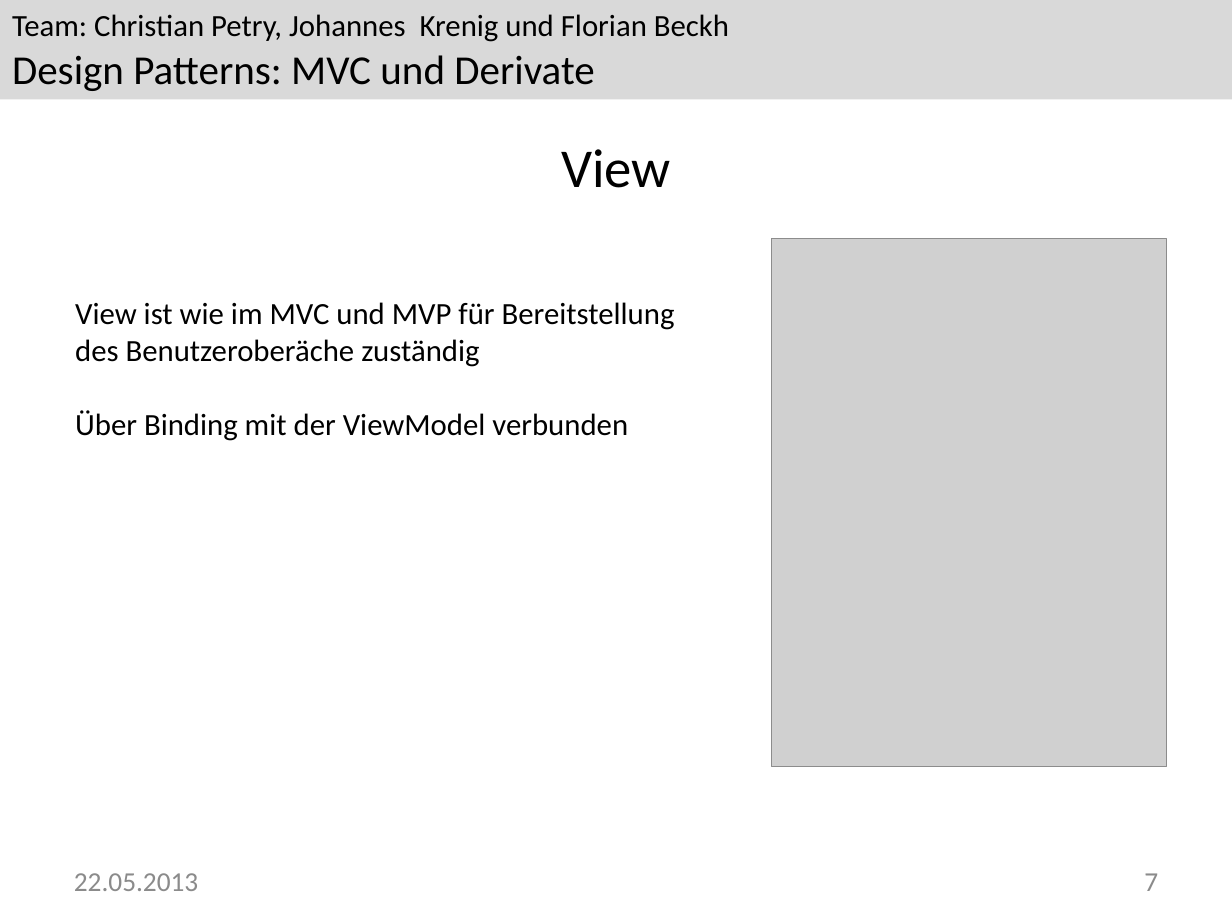
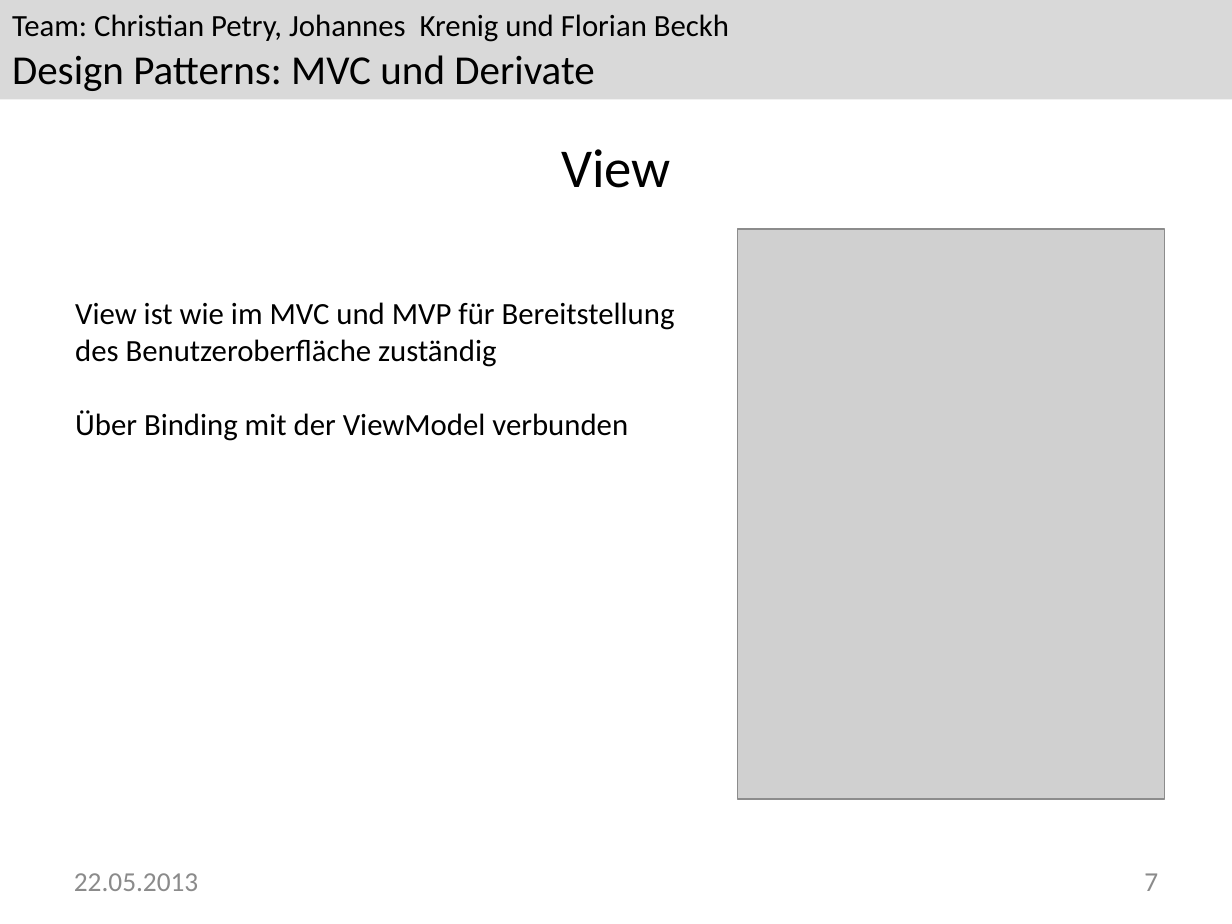
Before and after one commit to Greever/Design-Pattern-MVC, a slide deck: slide 7 of Dokumentation/Praesentation/mvvm.pptx. Drawn at 1232x924 pixels with LibreOffice and Linux fonts; fonts in the diff are those of the drawing; grey boxes stand for pictures; background and template pictures are left out. Boxes give left, top, right and bottom in pixels: in the first picture for what was removed or moved away, otherwise in the second. Text is boxed around its words. In the diff, an @@ line names an element or a change of style, - is before the commit and + after.

```diff
--- a/Dokumentation/Praesentation/mvvm.pptx
+++ b/Dokumentation/Praesentation/mvvm.pptx
@@ picture resized from (x1=771, y1=239, x2=1167, y2=766) to (x1=737, y1=229, x2=1164, y2=800) @@
@@ text at (x1=75, y1=302, x2=675, y2=367): text changed @@
-View ist wie im MVC und MVP für Bereitstellung des Benutzeroberäche zuständig
+View ist wie im MVC und MVP für Bereitstellung des Benutzeroberfläche zuständig
```
Also in this commit, not shown: 6 other slides changed, 1 slide removed.
